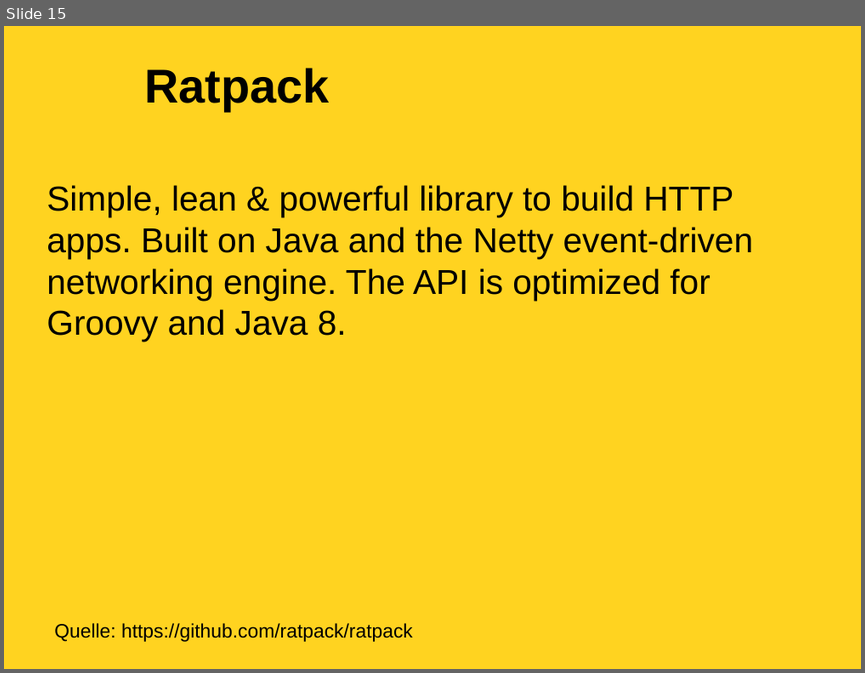
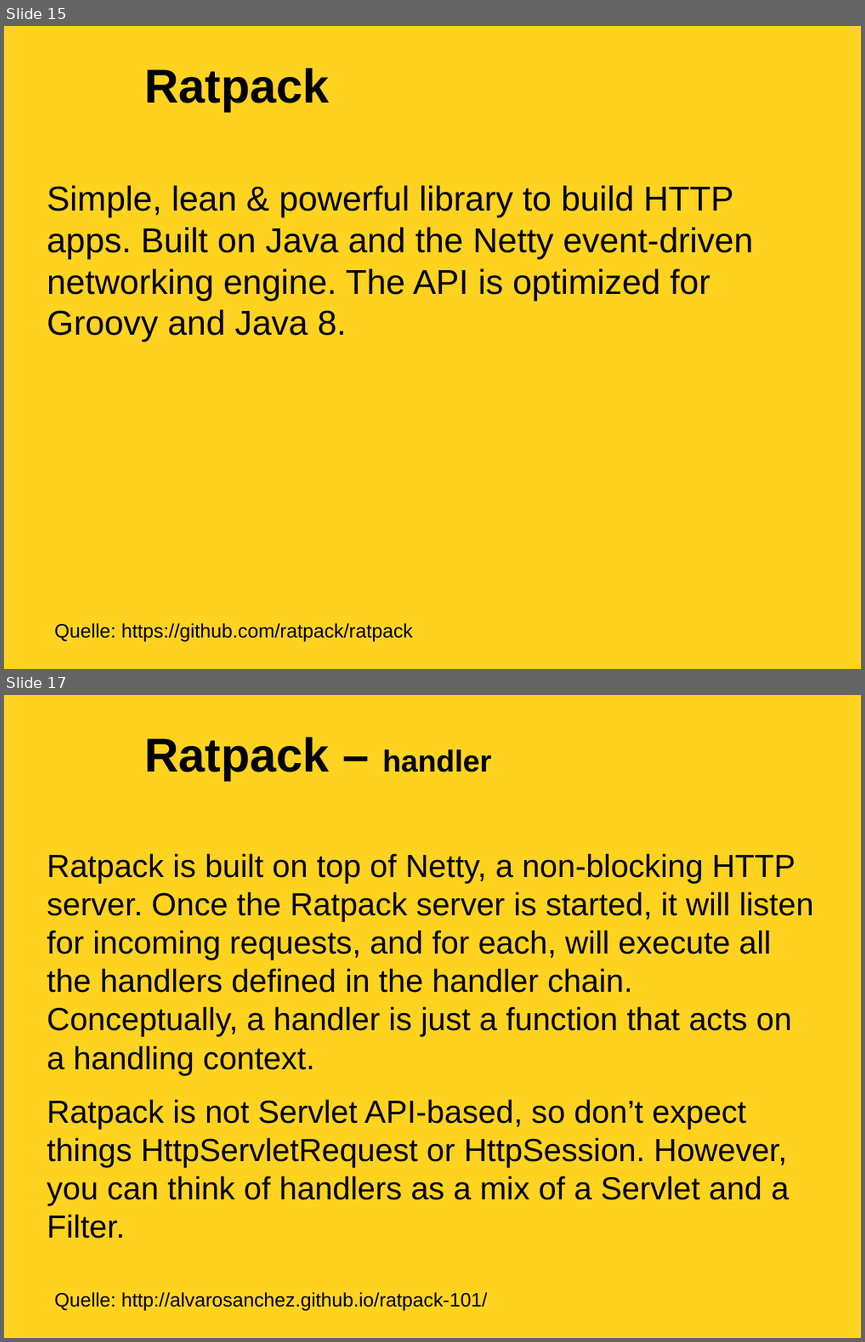
Before and after one commit to soehmann/academy, a slide deck: groovy-academy.odp. Shown one above the other, each under a label of ours: slide 15 before the commit, slides 15 and 17 after it; the slides between them are not shown. The pictures are 865x673 and 865x1342 pixels, drawn with LibreOffice and Linux fonts; fonts in the diff are those of the drawing; background and template pictures are left out. Boxes give left, top, right and bottom in pixels: in the first picture for what was removed or moved away, otherwise in the second. Text is boxed around its words. In the diff, an @@ line names an element or a change of style, - is before the commit and + after.

Commit message:
Add ratpack handler slide

```diff
--- a/groovy-academy.odp
+++ b/groovy-academy.odp
@@ slide 17 added at <box>4,695,861,1338</box>, background #FFD320 @@
@@ title added at <box>145,737,491,780</box>, 44 pt, text #000000, bold @@
+Ratpack – handler
@@ text added at <box>46,853,814,1205</box>, 29.6 pt, text #000000 @@
+Ratpack is built on top of Netty, a non-blocking HTTP server. Once the Ratpack server is started, it will listen for incoming requests, and for each, will execute all the handlers defined in the handler chain. Conceptually, a handler is just a function that acts on a handling context.
+Ratpack is not Servlet API-based, so don’t expect things HttpServletRequest or HttpSession. However, you can think of handlers as a mix of a Servlet and a Filter.
@@ text added at <box>54,1292,487,1310</box>, 18 pt, text #000000 @@
+Quelle: http://alvarosanchez.github.io/ratpack-101/
```
Also in this commit, not shown: 3 slides changed, 1 other slide added, 1 other file.
